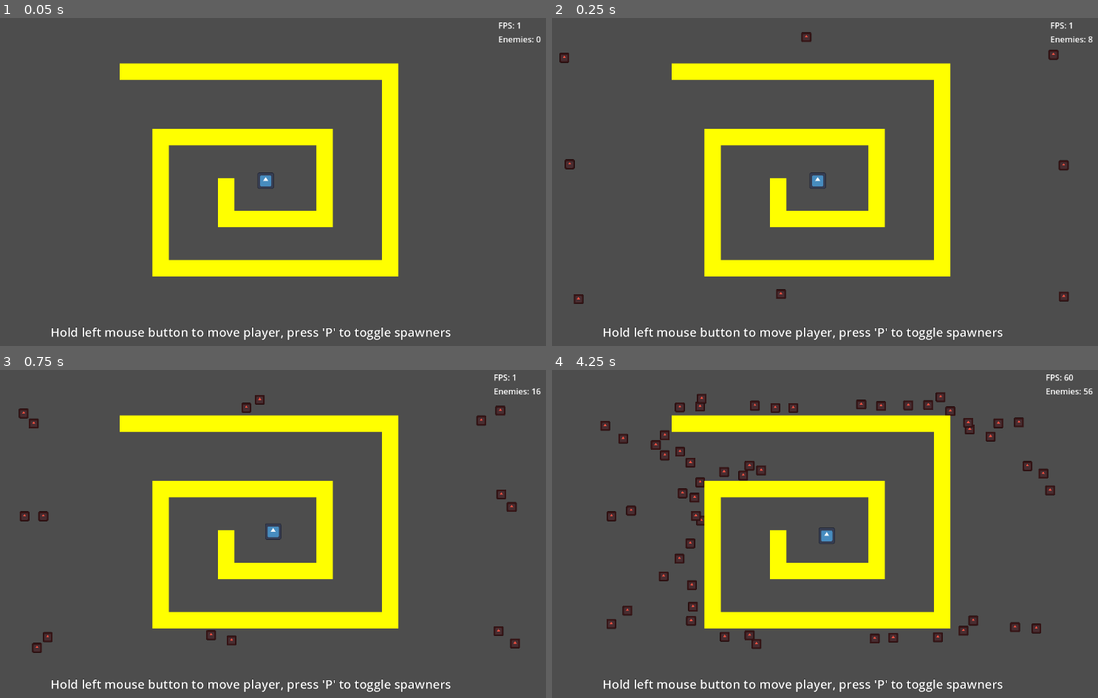
Above: before the commit, frames 1-4 (two rows, left to right).
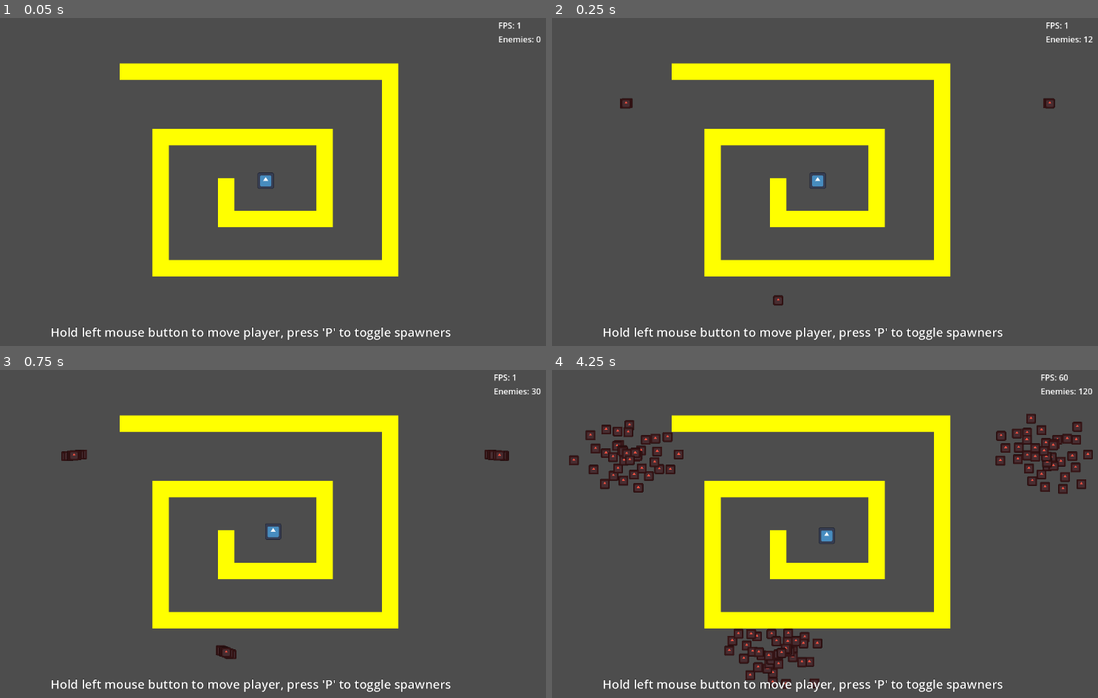
Above: after the commit, the same moments.

Repository: Griiimon/Manymies
Game: Godot game, scene res://main.tscn
Same seed, same stepped clock (60 frames per second), same inputs: the game is played once before the commit and once after it. Before the commit the project starts from res://main_raycasting.tscn. The engine's default icon, where the game draws it, is replaced by a stand-in: a white triangle on a blue panel in a dark square.
Inputs (mouse positions are in pixels of both pictures, inside the frame that each line leads up to):
- Up to frame 1 (0.05 s): no input
- Up to frame 2 (0.25 s): no input
- Up to frame 3 (0.75 s): tap P (pause_spawner) at 0.5 s; move the mouse to (382, 514) at 0.52 s; click (382, 514) at 0.67 s
- Up to frame 4 (4.25 s): tap P (pause_spawner) every 0.75 s from 1.25 to 3.5 s; move the mouse to (683, 547) at 1.27 s; click (683, 547) at 1.42 s; move the mouse to (863, 458) at 2.02 s; click (863, 458) at 2.17 s; move the mouse to (775, 599) at 2.77 s; click (775, 599) at 2.92 s; move the mouse to (977, 583) at 3.52 s; click (977, 583) at 3.67 s

Frame 1 is identical in both runs. In frame 2, 0.8% of the frame differs, in the area x 1-100%, y 1-88%; in frame 3, 1.3%; in frame 4, 7.6%, in the area x 3-100%, y 1-98%.

Commit message:
switch back to default main scene

Diff:
--- a/project.godot
+++ b/project.godot
@@ -11,7 +11,7 @@
 [application]
 
 config/name="Manymies"
-run/main_scene="res://main_raycasting.tscn"
+run/main_scene="res://main.tscn"
 config/features=PackedStringArray("4.3", "GL Compatibility")
 config/icon="res://icon.svg"
 
